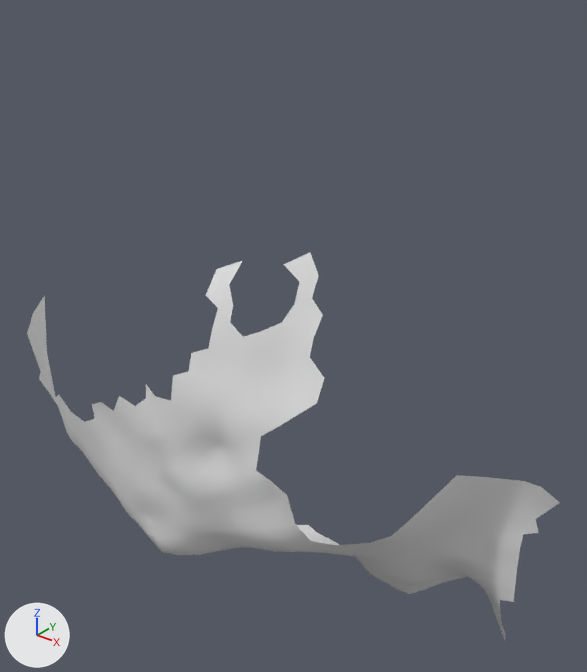
Two versions of the OBJ model res/final/onecam_fullvolume/06/cleanedup/FullVolium.000207.obj, one commit apart.
Both versions are drawn from a 50 mm camera at (-33.2, -646.3, 365.0) aimed at (-115.3, -543.6, 301.4). The axes (+X, +Y, +Z) are drawn at lower left. The lights are the same throughout. Where no turn or scale is listed for an object, it has been applied to the vertices.

The first picture shows 'FullVolium.000207'.
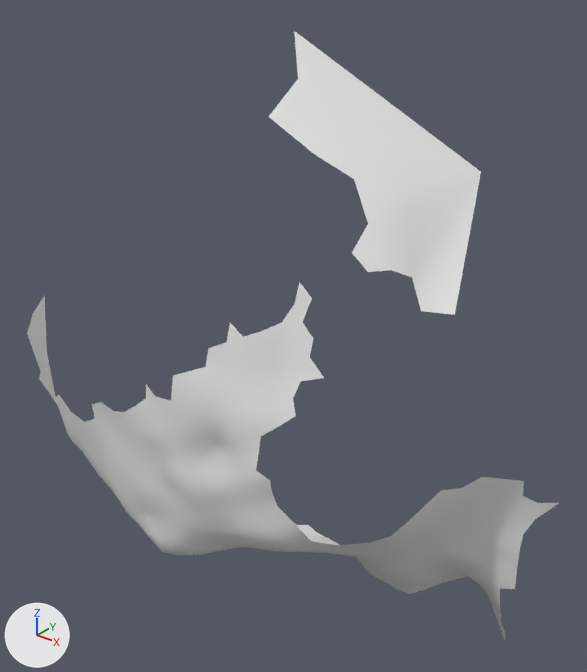
Boxes [x1, y1, x2, y2] around the edits, measured in the pictures (587 x 672 px):
'FullVolium.000207', reshaped (57% taller): before [27, 252, 560, 640]; after [27, 31, 559, 640]
part 1 of me_fullvolium_000207, added: after [269, 31, 481, 315]
part 2 of me_fullvolium_000207, deleted: before [114, 252, 324, 416]
part 3 of me_fullvolium_000207, deleted: before [270, 481, 295, 523]
part 4 of me_fullvolium_000207, deleted: before [442, 475, 560, 534]
part 5 of me_fullvolium_000207, deleted: before [500, 589, 515, 602]

What the commit changed:
me_fullvolium_000207 is used by ob_fullvolium_000207; location (0.0, 0.0, 0.0).
Verts and faces of me_fullvolium_000207; kept vertices keep their numbers, new ones are numbered from 468.
Before the commit, vertices of me_fullvolium_000207: 69 (-100.6, -567.3, 287.8) at pixel (272, 491), 70 (-100.4, -568.1, 290.5) at pixel (269, 480), 71 (-100.0, -566.7, 284.9) at pixel (277, 506), 91 (-97.7, -567.2, 288.5) at pixel (287, 495), 433 (-96.8, -566.4, 282.9) at pixel (295, 524).
Before the commit, vertices of me_fullvolium_000207: 102 (-78.6, -554.1, 290.6) at pixel (440, 490), 104 (-76.4, -551.2, 290.5) at pixel (462, 487), 123 (-74.2, -549.8, 292.7) at pixel (481, 476), 124 (-69.5, -544.2, 288.1) at pixel (523, 495), 125 (-69.6, -544.7, 291.1) at pixel (523, 480).
Before the commit, vertices of me_fullvolium_000207: 164 (-67.4, -542.8, 289.9) at pixel (541, 486), 168 (-67.6, -542.7, 286.8) at pixel (537, 502), 172 (-67.5, -542.8, 283.7) at pixel (535, 519), 173 (-65.3, -539.1, 285.7) at pixel (560, 502), 185 (-66.8, -542.3, 281.1) at pixel (538, 532).
Before the commit, vertices of me_fullvolium_000207: 187 (-76.9, -552.7, 293.3) at pixel (456, 475), 234 (-68.8, -543.6, 280.5) at pixel (523, 534).
Before the commit, vertices of me_fullvolium_000207: 198 (-71.5, -543.0, 267.4) at pixel (500, 588), 200 (-71.5, -542.4, 264.4) at pixel (499, 600), 201 (-68.9, -542.8, 265.8) at pixel (513, 601), 202 (-68.9, -543.1, 268.8) at pixel (514, 589).
me_fullvolium_000207 had 468 vertices, 827 faces and spanned x -178.2..-65.3, y -574.3..-529.7, z 246.5..324.0.
me_fullvolium_000207 now has 467 vertices, 817 faces and spans x -178.2..-65.3, y -574.3..-526.0, z 246.5..351.5.
me_fullvolium_000207 part 1: a new loose piece of 18 vertices spanning x -124.5..-82.2, y -553.3..-526.0, z 316.3..351.5.
Part 2, on me_fullvolium_000207:
14 vertices are removed from x -127.8..-95.3, y -573.6..-556.5, z 298.1..324.0.
20 faces are deleted.
Part 3, on me_fullvolium_000207:
Vertices deleted: 91 (with the faces that use them).
Part 4, on me_fullvolium_000207:
Vertices deleted: 164, 185, 187 (with the faces that use them).
Part 5, on me_fullvolium_000207:
Vertices deleted: 201 (with the faces that use them).
